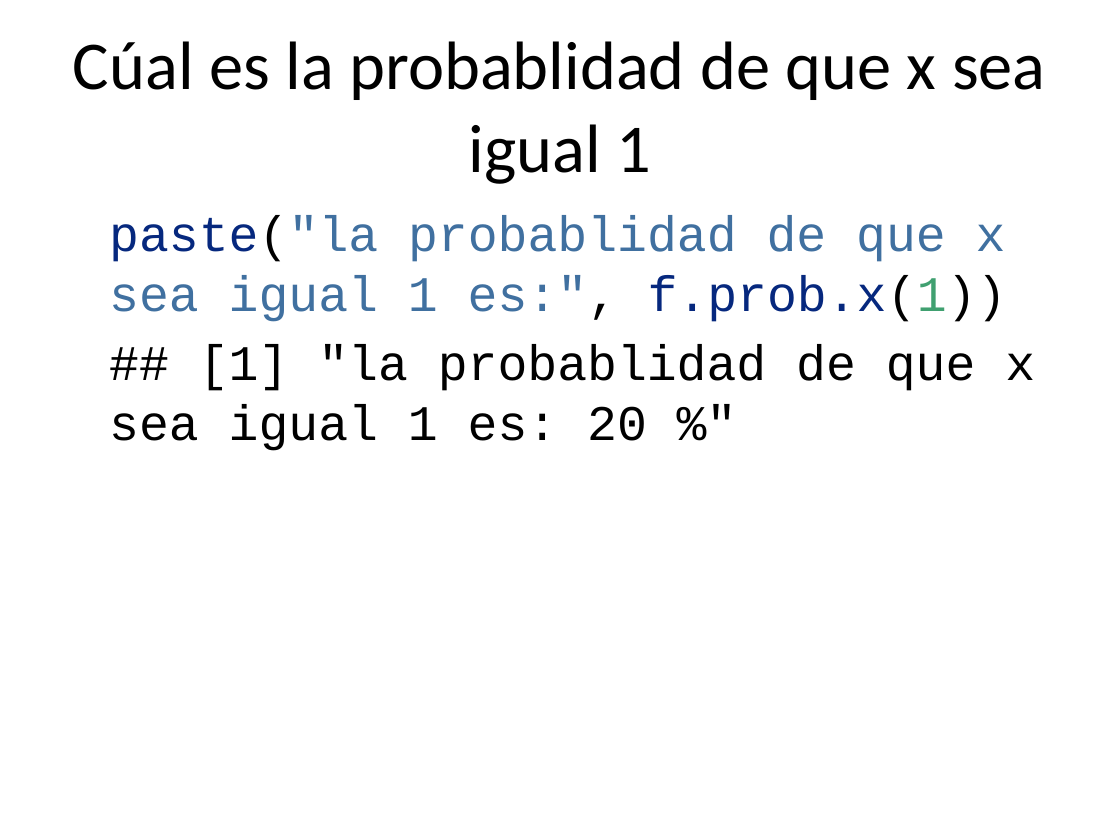
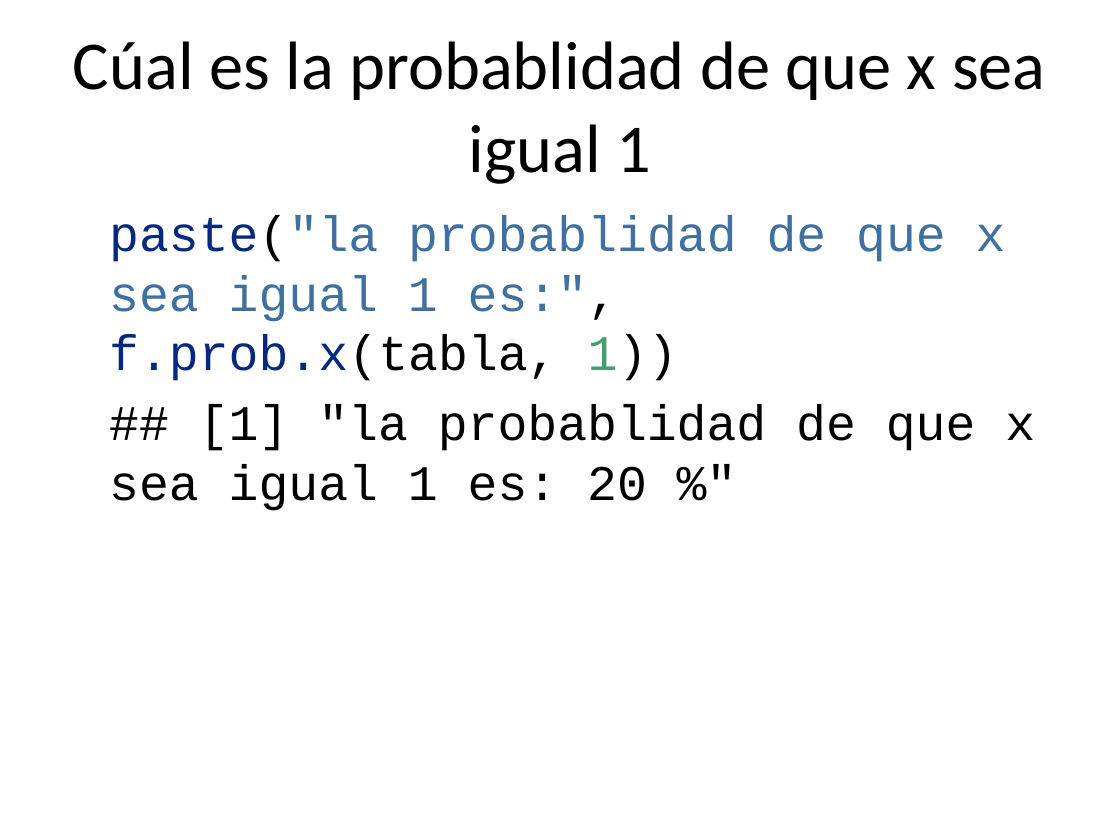
Before and after one commit to rpizarrog/CIIT.-Diplomado-en-Ciencia-de-los-Datos-e-IoT, a slide deck: slide 8 of Módulo II/probabilidad/variables-aleatorias-discretas.pptx. Drawn at 1120x840 pixels with LibreOffice and Linux fonts; fonts in the diff are those of the drawing. Boxes give left, top, right and bottom in pixels: in the first picture for what was removed or moved away, otherwise in the second. Text is boxed around its words. In the diff, an @@ line names an element or a change of style, - is before the commit and + after.

```diff
--- a/Módulo II/probabilidad/variables-aleatorias-discretas.pptx
+++ b/Módulo II/probabilidad/variables-aleatorias-discretas.pptx
@@ text at [109, 215, 1006, 381]: text changed @@
-paste("la probablidad de que x sea igual 1 es:", f.prob.x(1))
+paste("la probablidad de que x sea igual 1 es:", f.prob.x(tabla, 1))
```
Also in this commit, not shown: 4 other slides changed, 3 slides added, 1 other file.
